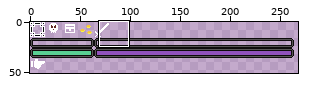
Pixel-art file -- resources/spritesheet.aseprite. Above: a wide view before the commit, with the close-up outlined.
Close-up. Before the commit:
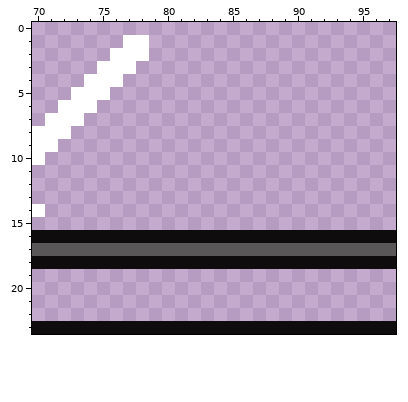
1024x1024 pixels, 1 frame. Shown: x 70..97, y 0..23. The wide view leaves out empty margins.
The result:
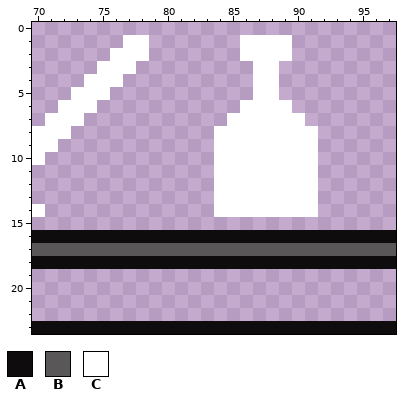
Palette (. is transparent): A #0e0c0c  B #595757  C #ffffff
The exact change:
@@ x 82..93 @@
  0 ............
- 1 ............
- 2 ............
- 3 ............
- 4 ............
- 5 ............
- 6 ............
- 7 ............
- 8 ............
- 9 ............
-10 ............
-11 ............
-12 ............
-13 ............
-14 ............
+ 1 ....CCCC....
+ 2 ....CCCC....
+ 3 .....CC.....
+ 4 .....CC.....
+ 5 .....CC.....
+ 6 ....CCCC....
+ 7 ...CCCCCC...
+ 8 ..CCCCCCCC..
+ 9 ..CCCCCCCC..
+10 ..CCCCCCCC..
+11 ..CCCCCCCC..
+12 ..CCCCCCCC..
+13 ..CCCCCCCC..
+14 ..CCCCCCCC..
 15 ............
Where, in picture pixels (left, top, right, bottom), the same in both close-ups:
added: (214, 35, 318, 217)
